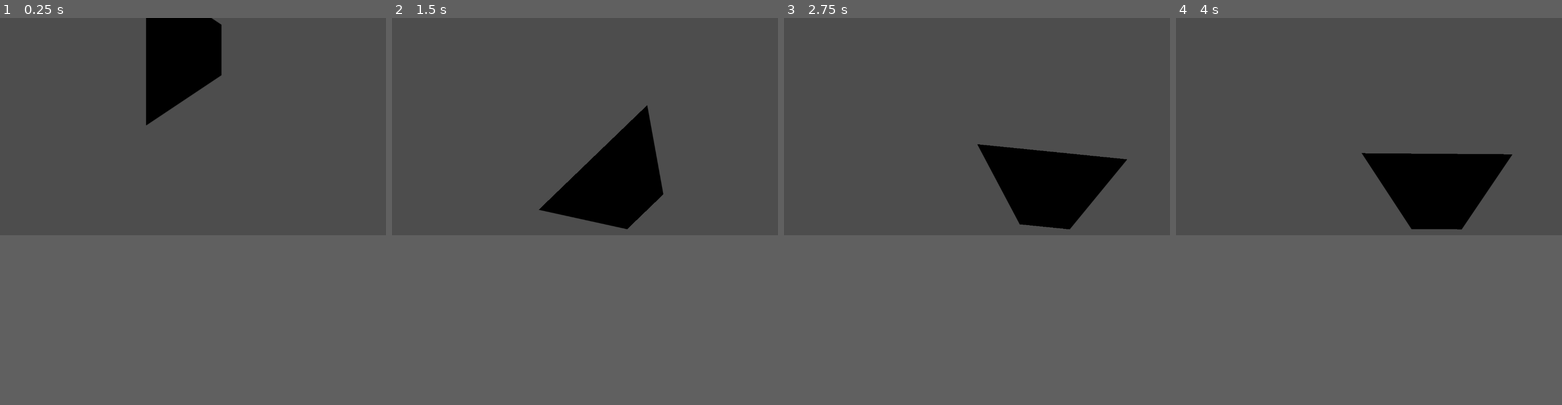
Above: before the commit, frames 1-4 (left to right).
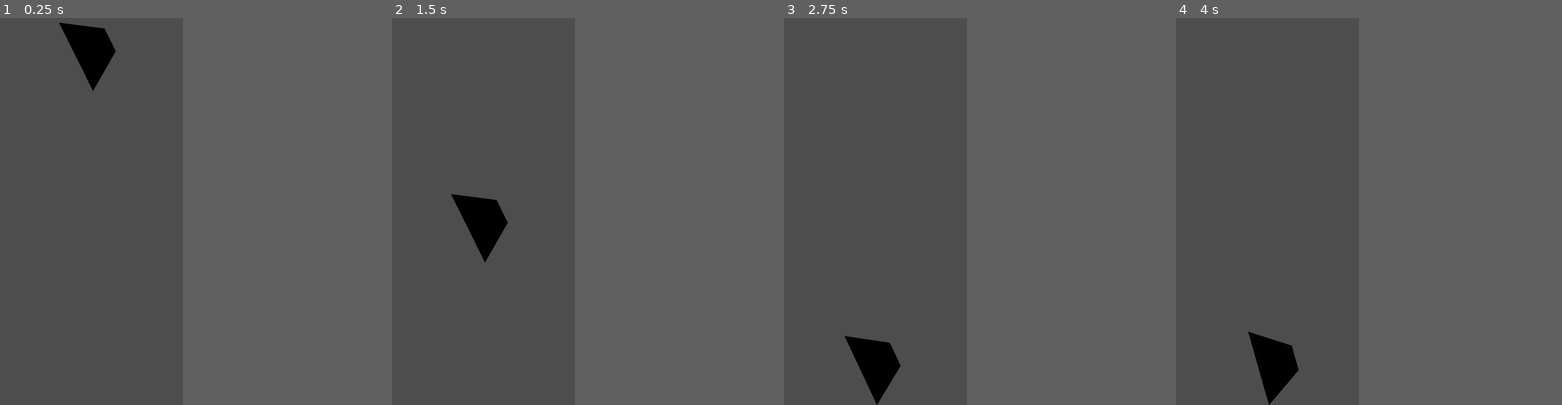
Above: after the commit, the same moments.

Repository: PelleSwelle/Flag-Assembly
Game: Godot game, scene res://main.tscn
Same seed, same stepped clock (60 frames per second), same inputs: the game is played once before the commit and once after it.
Inputs (mouse positions are in pixels of both pictures, inside the frame that each line leads up to):
- Up to frame 1 (0.25 s): no input
- Up to frame 2 (1.5 s): move the mouse to (577, 83) at 0.52 s; press the mouse at (577, 83) at 0.53 s; move the mouse to (507, 137) at 1.27 s; release the mouse at (507, 137) at 1.28 s; click (507, 137) at 1.35 s
- Up to frame 3 (2.75 s): move the mouse to (1015, 79) at 2.02 s; press the mouse at (1015, 79) at 2.03 s
- Up to frame 4 (4 s): move the mouse to (1349, 168) at 2.77 s; release the mouse at (1349, 168) at 2.78 s; click (1349, 168) at 2.85 s; move the mouse to (1484, 157) at 3.52 s; press the mouse at (1484, 157) at 3.53 s
In our replay, the window is 799x449 before the commit and 379x800 after it. These sizes can differ from the game's own. Grey fills any space a smaller window leaves; there, only what the larger window draws over its background counts as a difference.

The runs differ from the first frame. In frame 1, 5.5% of the frame differs, in the area x 15-58%, y 0-28%; in frame 2, 6.4%; in frame 3, 6.4%; in frame 4, 6.4%, in the area x 18-88%, y 34-100%.

Commit message:
added walls and demo piece

Diff:
--- a/FlagPiece.tscn
+++ b/FlagPiece.tscn
@@ -3,7 +3,7 @@
 [ext_resource type="Texture2D" uid="uid://bspt6h3alccwe" path="res://flagParts/Vector-3.png" id="1_jnucs"]
 [ext_resource type="Script" path="res://flag_piece.gd" id="1_uy8c1"]
 
-[node name="RigidBody2D" type="RigidBody2D"]
+[node name="FlagPiece" type="RigidBody2D"]
 input_pickable = true
 script = ExtResource("1_uy8c1")
 
--- a/flag_piece.gd
+++ b/flag_piece.gd
@@ -18,3 +18,4 @@
 func _on_input_event(viewport: Node, event: InputEvent, shape_idx: int) -> void:
 	if event.is_action_pressed("left_click"):
 		print("clicked")
+		# translate(
--- a/main.tscn
+++ b/main.tscn
@@ -6,16 +6,47 @@
 [sub_resource type="RectangleShape2D" id="RectangleShape2D_smptn"]
 size = Vector2(58.8078, 20)
 
+[sub_resource type="RectangleShape2D" id="RectangleShape2D_xwrjj"]
+size = Vector2(31, 2280)
+
+[sub_resource type="RectangleShape2D" id="RectangleShape2D_4yqqm"]
+size = Vector2(858, 494)
+
 [node name="Node2D" type="Node"]
 script = ExtResource("1_mcayw")
 
 [node name="RigidBody2D" parent="." instance=ExtResource("2_ndb48")]
 position = Vector2(549, 67)
 
-[node name="StaticBody2D" type="StaticBody2D" parent="."]
-position = Vector2(576, 5.37)
+[node name="floor" type="StaticBody2D" parent="."]
+position = Vector2(546, 2290)
 
-[node name="CollisionShape2D" type="CollisionShape2D" parent="StaticBody2D"]
-position = Vector2(1, 635.63)
+[node name="CollisionShape2D" type="CollisionShape2D" parent="floor"]
 scale = Vector2(19.625, 1)
 shape = SubResource("RectangleShape2D_smptn")
+
+[node name="ceiling" type="StaticBody2D" parent="."]
+position = Vector2(546, -10)
+
+[node name="CollisionShape2D" type="CollisionShape2D" parent="ceiling"]
+scale = Vector2(19.625, 1)
+shape = SubResource("RectangleShape2D_smptn")
+
+[node name="leftWall" type="StaticBody2D" parent="."]
+
+[node name="CollisionShape2D" type="CollisionShape2D" parent="leftWall"]
+position = Vector2(-15.5, 1140)
+shape = SubResource("RectangleShape2D_xwrjj")
+
+[node name="rightWall" type="StaticBody2D" parent="."]
+position = Vector2(1111, 0)
+
+[node name="CollisionShape2D" type="CollisionShape2D" parent="rightWall"]
+position = Vector2(-15.5, 1140)
+shape = SubResource("RectangleShape2D_xwrjj")
+
+[node name="Area2D" type="Area2D" parent="."]
+position = Vector2(550, 680)
+
+[node name="CollisionShape2D" type="CollisionShape2D" parent="Area2D"]
+shape = SubResource("RectangleShape2D_4yqqm")
--- a/project.godot
+++ b/project.godot
@@ -15,6 +15,13 @@
 config/features=PackedStringArray("4.3", "GL Compatibility")
 config/icon="res://icon.svg"
 
+[display]
+
+window/size/viewport_width=1080
+window/size/viewport_height=2280
+window/stretch/mode="viewport"
+window/handheld/orientation=1
+
 [input]
 
 left_click={
Not shown: 1 places in main.tscn that only renumber resources
